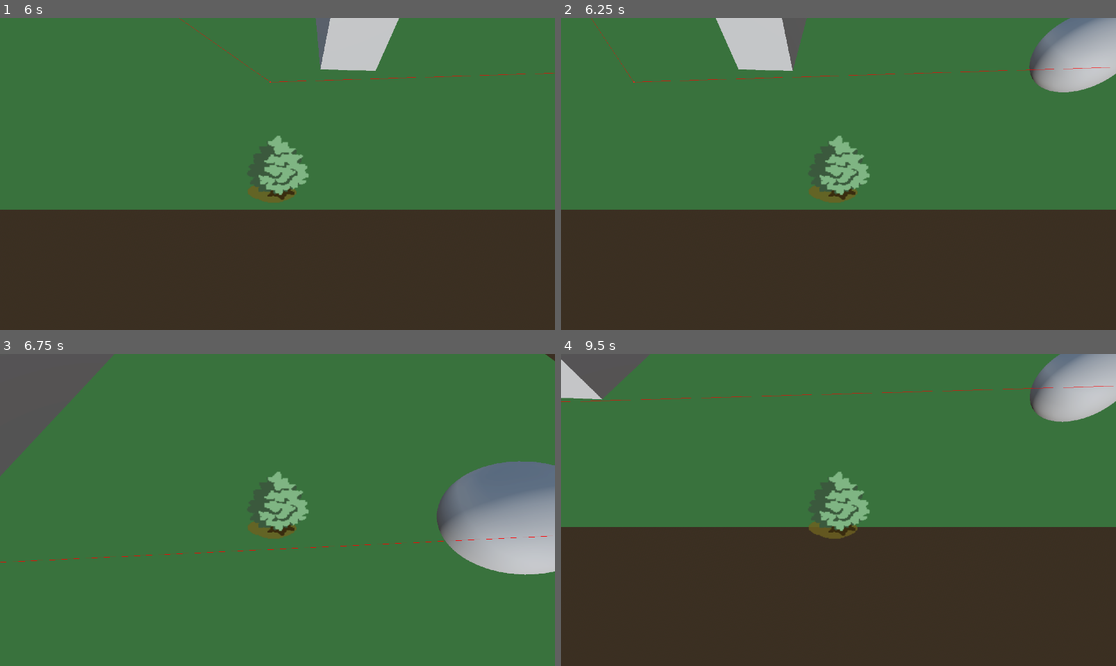
Above: before the commit, frames 1-4 (two rows, left to right).
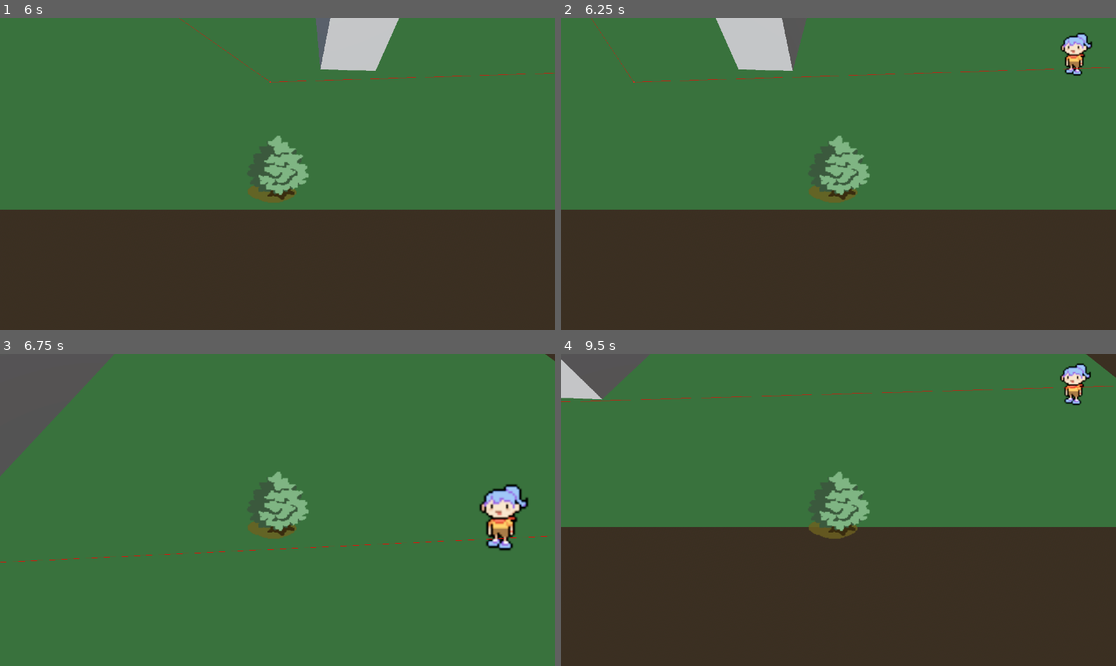
Above: after the commit, the same moments.

Repository: BrownRISDGameDevelopers/mosquito-simulator
Game: Godot game, scene res://scenes/LevelContainer.tscn
The game is run twice, just before and just after one commit, with the same random seed, the same clock (stepped at 60 frames per second) and the same inputs. This scene is started directly instead of the project's main scene.
Inputs:
- Up to frame 1 (6 s): tap Enter (ui_accept) at 0.5, 0.77, 1.52, 3.02, 3.77, 4.52 s; hold D (right) 0.53-1.28 s; hold S (down) 1.28-2.03 s; hold D (right) 2.03-2.78 s; hold W (up) 2.78-3.53 s; hold A (left) 3.53-5.03 s; hold S (down) 5.03-5.78 s; hold D (right) from 5.78 s (still down)
- Up to frame 2 (6.25 s): keep holding D (right); tap Enter (ui_accept) at 6.02 s
- Up to frame 3 (6.75 s): release D (right) at 6.53 s; hold W (up) from 6.53 s (still down)
- Up to frame 4 (9.5 s): tap Enter (ui_accept) at 6.77, 7.52, 9.02 s; release W (up) at 7.28 s; hold D (right) 7.28-8.03 s; hold S (down) 8.03-8.78 s; hold A (left) from 8.78 s (still down)

Frame 1 is identical in both runs. In frame 2, 3.1% of the frame differs, in the area x 84-100%, y 0-24%; in frame 3, 6.4%, in the area x 78-100%, y 34-71%; in frame 4, 2.8%.

Commit message:
add swatting hand to minigame

Diff:
--- /dev/null
+++ b/resources/npc.tres
@@ -0,0 +1,138 @@
+[gd_resource type="SpriteFrames" load_steps=18 format=3 uid="uid://d70sn58ecpj4"]
+
+[ext_resource type="Texture2D" uid="uid://1euueft102yd" path="res://assets/npc4directions.png" id="1_77163"]
+
+[sub_resource type="AtlasTexture" id="AtlasTexture_77163"]
+atlas = ExtResource("1_77163")
+region = Rect2(0, 64, 32, 32)
+
+[sub_resource type="AtlasTexture" id="AtlasTexture_yjhh8"]
+atlas = ExtResource("1_77163")
+region = Rect2(32, 64, 32, 32)
+
+[sub_resource type="AtlasTexture" id="AtlasTexture_g71r5"]
+atlas = ExtResource("1_77163")
+region = Rect2(64, 64, 32, 32)
+
+[sub_resource type="AtlasTexture" id="AtlasTexture_8pxm6"]
+atlas = ExtResource("1_77163")
+region = Rect2(96, 64, 32, 32)
+
+[sub_resource type="AtlasTexture" id="AtlasTexture_ji82l"]
+atlas = ExtResource("1_77163")
+region = Rect2(0, 0, 32, 32)
+
+[sub_resource type="AtlasTexture" id="AtlasTexture_5bi10"]
+atlas = ExtResource("1_77163")
+region = Rect2(32, 0, 32, 32)
+
+[sub_resource type="AtlasTexture" id="AtlasTexture_2nh4o"]
+atlas = ExtResource("1_77163")
+region = Rect2(64, 0, 32, 32)
+
+[sub_resource type="AtlasTexture" id="AtlasTexture_qp1te"]
+atlas = ExtResource("1_77163")
+region = Rect2(96, 0, 32, 32)
+
+[sub_resource type="AtlasTexture" id="AtlasTexture_lapdx"]
+atlas = ExtResource("1_77163")
+region = Rect2(0, 32, 32, 32)
+
+[sub_resource type="AtlasTexture" id="AtlasTexture_i3hik"]
+atlas = ExtResource("1_77163")
+region = Rect2(32, 32, 32, 32)
+
+[sub_resource type="AtlasTexture" id="AtlasTexture_xm4m5"]
+atlas = ExtResource("1_77163")
+region = Rect2(64, 32, 32, 32)
+
+[sub_resource type="AtlasTexture" id="AtlasTexture_sn7hy"]
+atlas = ExtResource("1_77163")
+region = Rect2(96, 32, 32, 32)
+
+[sub_resource type="AtlasTexture" id="AtlasTexture_d4hph"]
+atlas = ExtResource("1_77163")
+region = Rect2(0, 96, 32, 32)
+
+[sub_resource type="AtlasTexture" id="AtlasTexture_ds57a"]
+atlas = ExtResource("1_77163")
+region = Rect2(32, 96, 32, 32)
+
+[sub_resource type="AtlasTexture" id="AtlasTexture_85e84"]
+atlas = ExtResource("1_77163")
+region = Rect2(64, 96, 32, 32)
+
+[sub_resource type="AtlasTexture" id="AtlasTexture_etu0y"]
+atlas = ExtResource("1_77163")
+region = Rect2(96, 96, 32, 32)
+
+[resource]
+animations = [{
+"frames": [{
+"duration": 1.0,
+"texture": SubResource("AtlasTexture_77163")
+}, {
+"duration": 1.0,
+"texture": SubResource("AtlasTexture_yjhh8")
+}, {
+"duration": 1.0,
+"texture": SubResource("AtlasTexture_g71r5")
+}, {
+"duration": 1.0,
+"texture": SubResource("AtlasTexture_8pxm6")
+}],
+"loop": true,
+"name": &"walk_backward",
+"speed": 5.0
+}, {
+"frames": [{
+"duration": 1.0,
+"texture": SubResource("AtlasTexture_ji82l")
+}, {
+"duration": 1.0,
+"texture": SubResource("AtlasTexture_5bi10")
+}, {
+"duration": 1.0,
+"texture": SubResource("AtlasTexture_2nh4o")
+}, {
+"duration": 1.0,
+"texture": SubResource("AtlasTexture_qp1te")
+}],
+"loop": true,
+"name": &"walk_forward",
+"speed": 5.0
+}, {
+"frames": [{
+"duration": 1.0,
+"texture": SubResource("AtlasTexture_lapdx")
+}, {
+"duration": 1.0,
+"texture": SubResource("AtlasTexture_i3hik")
+}, {
+"duration": 1.0,
+"texture": SubResource("AtlasTexture_xm4m5")
+}, {
+"duration": 1.0,
+"texture": SubResource("AtlasTexture_sn7hy")
+}],
+"loop": true,
+"name": &"walk_left",
+"speed": 5.0
+}, {
+"frames": [{
+"duration": 1.0,
+"texture": SubResource("AtlasTexture_d4hph")
+}, {
+"duration": 1.0,
+"texture": SubResource("AtlasTexture_ds57a")
+}, {
+"duration": 1.0,
+"texture": SubResource("AtlasTexture_85e84")
+}, {
+"duration": 1.0,
+"texture": SubResource("AtlasTexture_etu0y")
+}],
+"loop": true,
+"name": &"walk_right",
+"speed": 5.0
+}]
--- a/scenes/NPC.tscn
+++ b/scenes/NPC.tscn
@@ -1,6 +1,7 @@
-[gd_scene load_steps=4 format=3 uid="uid://1ayg4tlicupc"]
+[gd_scene load_steps=5 format=3 uid="uid://1ayg4tlicupc"]
 
-[ext_resource type="Script" path="res://scripts/npc.gd" id="1_mhefn"]
+[ext_resource type="Script" uid="uid://dfb8m4motdh6b" path="res://scripts/npc.gd" id="1_mhefn"]
+[ext_resource type="SpriteFrames" uid="uid://d70sn58ecpj4" path="res://resources/npc.tres" id="2_6xvi5"]
 
 [sub_resource type="SphereMesh" id="SphereMesh_tier1"]
 radius = 0.25
@@ -19,7 +20,15 @@
 debug_enabled = true
 
 [node name="MeshInstance3D" type="MeshInstance3D" parent="."]
+visible = false
 mesh = SubResource("SphereMesh_tier1")
 
 [node name="CollisionShape3D" type="CollisionShape3D" parent="."]
 shape = SubResource("ConvexPolygonShape3D_mhefn")
+
+[node name="AnimatedSprite3D" type="AnimatedSprite3D" parent="."]
+transform = Transform3D(1, 0, 0, 0, 0.8660254, 0.5, 0, -0.5, 0.8660254, 0, 0, 0)
+billboard = 1
+sprite_frames = ExtResource("2_6xvi5")
+animation = &"walk_left"
+autoplay = "default"
--- a/scenes/Player2D.tscn
+++ b/scenes/Player2D.tscn
@@ -7,14 +7,23 @@
 size = Vector2(200, 200)
 
 [node name="Player2D" type="CharacterBody2D"]
+collision_mask = 0
 motion_mode = 1
 script = ExtResource("1_smyaq")
 
 [node name="CollisionShape2D" type="CollisionShape2D" parent="."]
 shape = SubResource("RectangleShape2D_smyaq")
+debug_color = Color(0.7932132, 0.40678275, 0.3264246, 0.41960785)
 
 [node name="PlayerSprite" type="Sprite2D" parent="."]
 scale = Vector2(3.5, 3.5)
 texture = ExtResource("1_l3lvq")
 
 [node name="Camera2D" type="Camera2D" parent="."]
+
+[node name="Label" type="Label" parent="."]
+offset_left = 149.0
+offset_top = -60.0
+offset_right = 268.0
+offset_bottom = 81.0
+theme_override_font_sizes/font_size = 50
--- a/scenes/SwatMinigame.tscn
+++ b/scenes/SwatMinigame.tscn
@@ -1,8 +1,9 @@
-[gd_scene load_steps=5 format=3 uid="uid://21duxb65jl10"]
+[gd_scene load_steps=6 format=3 uid="uid://21duxb65jl10"]
 
 [ext_resource type="Script" uid="uid://bbwtfw2j6qh7v" path="res://scripts/swat_minigame.gd" id="1_vn5tw"]
 [ext_resource type="PackedScene" uid="uid://dqrapnubr13ws" path="res://scenes/Player2D.tscn" id="1_xre7j"]
 [ext_resource type="Texture2D" uid="uid://bqotwpd140nfa" path="res://assets/child sprite 1.png" id="2_86fu8"]
+[ext_resource type="PackedScene" uid="uid://cmbjd2lukby5b" path="res://scenes/Swatter.tscn" id="4_y7wqd"]
 
 [sub_resource type="RectangleShape2D" id="RectangleShape2D_86fu8"]
 size = Vector2(836, 1932)
@@ -14,11 +15,16 @@
 scale = Vector2(30, 30)
 texture = ExtResource("2_86fu8")
 
-[node name="Player2D" parent="." instance=ExtResource("1_xre7j")]
-
 [node name="MinigameBounds" type="Area2D" parent="."]
 
 [node name="CollisionShape2D" type="CollisionShape2D" parent="MinigameBounds"]
 shape = SubResource("RectangleShape2D_86fu8")
+debug_color = Color(0.51330525, 0.5524319, 0.46904778, 0.41960785)
+
+[node name="Player2D" parent="." instance=ExtResource("1_xre7j")]
+
+[node name="Swatter" parent="." node_paths=PackedStringArray("player") instance=ExtResource("4_y7wqd")]
+position = Vector2(784, -390)
+player = NodePath("../Player2D")
 
 [connection signal="body_exited" from="MinigameBounds" to="." method="_on_minigame_bounds_body_exited"]
--- /dev/null
+++ b/scenes/Swatter.tscn
@@ -0,0 +1,112 @@
+[gd_scene load_steps=7 format=3 uid="uid://cmbjd2lukby5b"]
+
+[ext_resource type="Script" uid="uid://bc0may7e5kl3r" path="res://scripts/swatter.gd" id="1_76vkj"]
+[ext_resource type="Texture2D" uid="uid://di0rxj8b15frg" path="res://assets/tree.PNG" id="2_q1jp2"]
+
+[sub_resource type="RectangleShape2D" id="RectangleShape2D_76vkj"]
+size = Vector2(272, 176)
+
+[sub_resource type="Animation" id="Animation_76vkj"]
+resource_name = "swat"
+tracks/0/type = "bezier"
+tracks/0/imported = false
+tracks/0/enabled = true
+tracks/0/path = NodePath("Tree:position:x")
+tracks/0/interp = 1
+tracks/0/loop_wrap = true
+tracks/0/keys = {
+"handle_modes": PackedInt32Array(0, 2, 2),
+"points": PackedFloat32Array(0, -0.25, 0, 0.25, 0, 0, -0.083333336, 0, 0.083333336, 0, 0, -0.16666667, 0, 0, 0),
+"times": PackedFloat32Array(0, 0.5, 1)
+}
+tracks/1/type = "bezier"
+tracks/1/imported = false
+tracks/1/enabled = true
+tracks/1/path = NodePath("Tree:position:y")
+tracks/1/interp = 1
+tracks/1/loop_wrap = true
+tracks/1/keys = {
+"handle_modes": PackedInt32Array(0, 2, 2),
+"points": PackedFloat32Array(-200, -0.25, 0, 0.25, 0, 0, -0.083333336, 0, 0.083333336, 0, -200, -0.16666667, 0, 0, 0),
+"times": PackedFloat32Array(0, 0.5, 1)
+}
+tracks/2/type = "method"
+tracks/2/imported = false
+tracks/2/enabled = true
+tracks/2/path = NodePath(".")
+tracks/2/interp = 1
+tracks/2/loop_wrap = true
+tracks/2/keys = {
+"times": PackedFloat32Array(0.5, 1),
+"transitions": PackedFloat32Array(1, 1),
+"values": [{
+"args": [],
+"method": &"swat_player"
+}, {
+"args": [],
+"method": &"post_swat"
+}]
+}
+
+[sub_resource type="Animation" id="Animation_q1jp2"]
+length = 0.001
+tracks/0/type = "bezier"
+tracks/0/imported = false
+tracks/0/enabled = true
+tracks/0/path = NodePath("Tree:position:x")
+tracks/0/interp = 1
+tracks/0/loop_wrap = true
+tracks/0/keys = {
+"handle_modes": PackedInt32Array(0),
+"points": PackedFloat32Array(0, -0.25, 0, 0.25, 0),
+"times": PackedFloat32Array(0)
+}
+tracks/1/type = "bezier"
+tracks/1/imported = false
+tracks/1/enabled = true
+tracks/1/path = NodePath("Tree:position:y")
+tracks/1/interp = 1
+tracks/1/loop_wrap = true
+tracks/1/keys = {
+"handle_modes": PackedInt32Array(0),
+"points": PackedFloat32Array(-200, -0.25, 0, 0.25, 0),
+"times": PackedFloat32Array(0)
+}
+
+[sub_resource type="AnimationLibrary" id="AnimationLibrary_q1jp2"]
+_data = {
+&"RESET": SubResource("Animation_q1jp2"),
+&"swat": SubResource("Animation_76vkj")
+}
+
+[node name="Swatter" type="CharacterBody2D"]
+collision_layer = 2
+collision_mask = 2
+script = ExtResource("1_76vkj")
+
+[node name="Tree" type="Sprite2D" parent="."]
+position = Vector2(0, -200)
+rotation = -1.5707964
+scale = Vector2(5, 5)
+texture = ExtResource("2_q1jp2")
+
+[node name="CollisionShape2D" type="CollisionShape2D" parent="."]
+shape = SubResource("RectangleShape2D_76vkj")
+debug_color = Color(0.83916634, 0.34032944, 0.47643143, 0.41960785)
+
+[node name="SwatHitbox" type="Area2D" parent="."]
+
+[node name="CollisionShape2D" type="CollisionShape2D" parent="SwatHitbox"]
+shape = SubResource("RectangleShape2D_76vkj")
+
+[node name="SwatTimer" type="Timer" parent="."]
+wait_time = 3.0
+
+[node name="AnimationPlayer" type="AnimationPlayer" parent="."]
+libraries = {
+&"": SubResource("AnimationLibrary_q1jp2")
+}
+
+[connection signal="body_entered" from="SwatHitbox" to="." method="_on_swat_hitbox_body_entered"]
+[connection signal="body_exited" from="SwatHitbox" to="." method="_on_swat_hitbox_body_exited"]
+[connection signal="timeout" from="SwatTimer" to="." method="_on_swat_timer_timeout"]
--- a/scripts/player_2d.gd
+++ b/scripts/player_2d.gd
@@ -12,3 +12,6 @@
 		velocity.y = move_toward(velocity.y, 0, SPEED)
 
 	move_and_slide()
+
+func get_swatted():
+	$Label.text = $Label.text + "ouch"
--- /dev/null
+++ b/scripts/swatter.gd
@@ -0,0 +1,48 @@
+extends CharacterBody2D
+
+@export var player: CharacterBody2D
+
+@export var swat_interval = 1.0
+@export var swat_speed = 1.0
+@export var movement_speed = 200.0
+
+@export var swatting = false
+var player_in_hitbox = false
+@onready var swat_timer = $SwatTimer
+@onready var anim_player = $AnimationPlayer
+
+func _ready():
+	reset_timer()
+	anim_player.speed_scale = swat_speed
+
+func reset_timer():
+	swat_timer.wait_time = 3 * randi_range(8, 12) / (10 * swat_interval)
+
+func _physics_process(delta):
+	if player:
+		velocity = player.global_position - global_position
+	if swatting:
+		velocity = Vector2.ZERO
+	velocity = velocity.normalized() * movement_speed
+	move_and_slide()
+
+func swat_player():
+	if player_in_hitbox:
+		player.get_swatted()
+
+func post_swat():
+	reset_timer()
+	swatting = false
+
+func _on_swat_timer_timeout():
+	swatting = true
+	anim_player.play("swat")
+
+func _on_swat_hitbox_body_entered(body: Node2D):
+	if body == player:
+		swat_timer.start()
+		player_in_hitbox = true
+
+func _on_swat_hitbox_body_exited(body: Node2D):
+	if body == player:
+		player_in_hitbox = false
Binary file added: assets/npc4directions.png
Not shown, added: assets/npc4directions.png.import
Not shown, added: scripts/swatter.gd.uid
